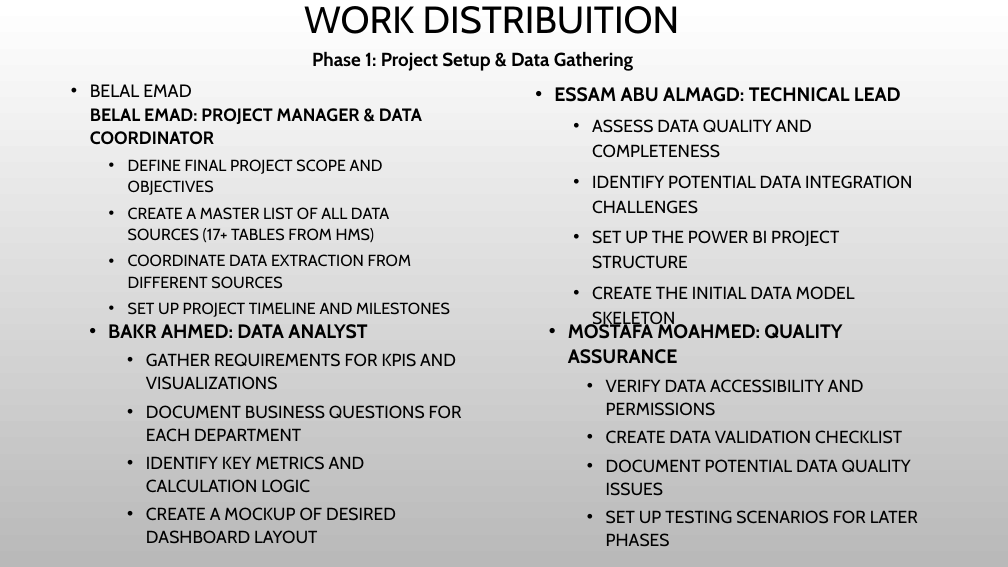
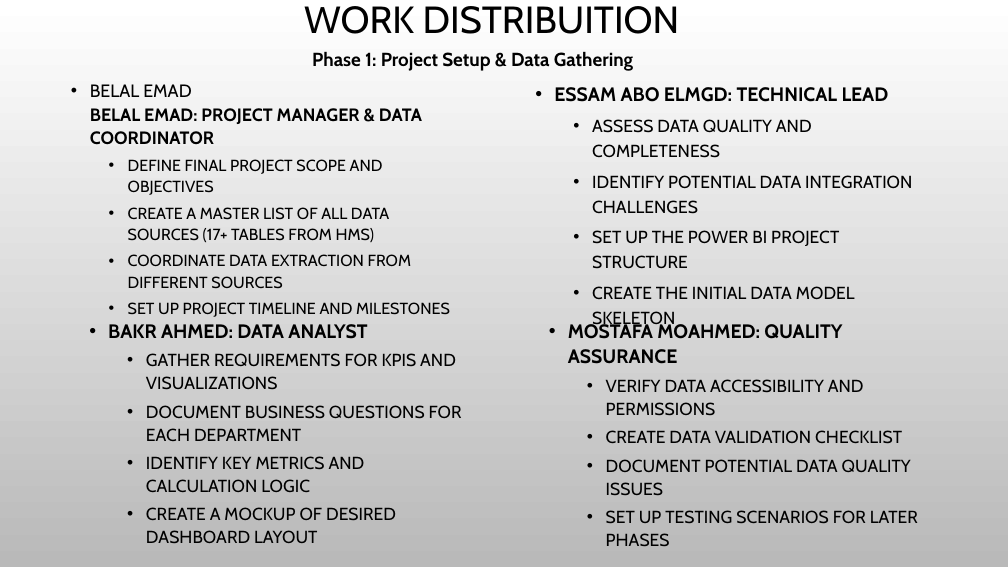
Before and after one commit to essamaboelmgd/caduceus_one_hospital, a slide deck: slide 3 of project.pptx. Drawn at 1008x567 pixels with LibreOffice and Linux fonts; fonts in the diff are those of the drawing; background and template pictures are left out. Boxes give left, top, right and bottom in pixels: in the first picture for what was removed or moved away, otherwise in the second. Text is boxed around its words. In the diff, an @@ line names an element or a change of style, - is before the commit and + after.

```diff
--- a/project.pptx
+++ b/project.pptx
@@ text at [554, 87, 889, 102]: text changed @@
-• ESSAM ABU ALMAGD: TECHNICAL LEAD
+• ESSAM ABO ELMGD: TECHNICAL LEAD
```
Also in this commit, not shown: 2 other slides changed, 3 other files.
